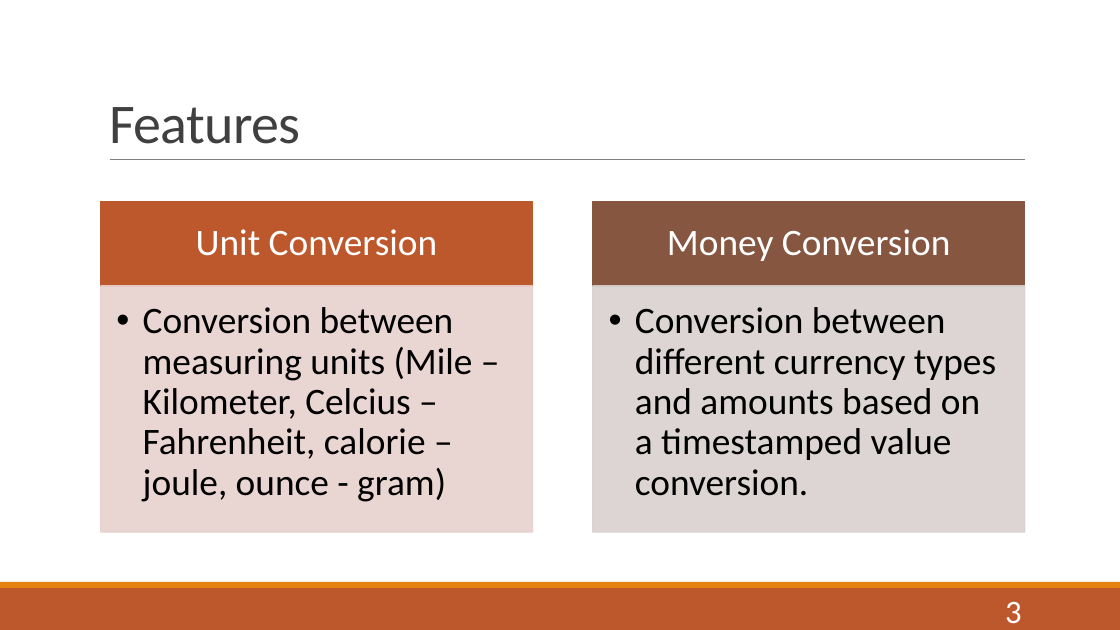
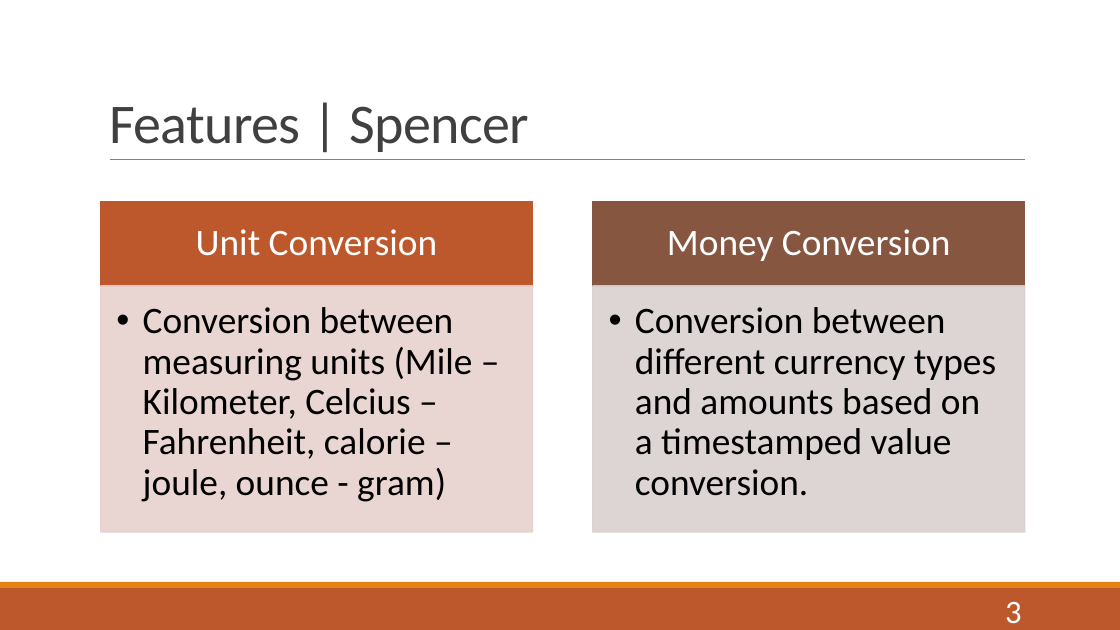
Before and after one commit to jibunorp2/ASE456-Group-Project, a slide deck: slide 3 of docs/presentation/PowerRangers_presentation1.pptx. Drawn at 1120x630 pixels with LibreOffice and Linux fonts; fonts in the diff are those of the drawing. Boxes give left, top, right and bottom in pixels: in the first picture for what was removed or moved away, otherwise in the second. Text is boxed around its words. In the diff, an @@ line names an element or a change of style, - is before the commit and + after.

```diff
--- a/docs/presentation/PowerRangers_presentation1.pptx
+++ b/docs/presentation/PowerRangers_presentation1.pptx
@@ title at bbox=[109, 106, 530, 152]: text changed @@
-Features
+Features | Spencer
```
Also in this commit, not shown: 4 other slides changed, 1 slide added, 3 other files.
